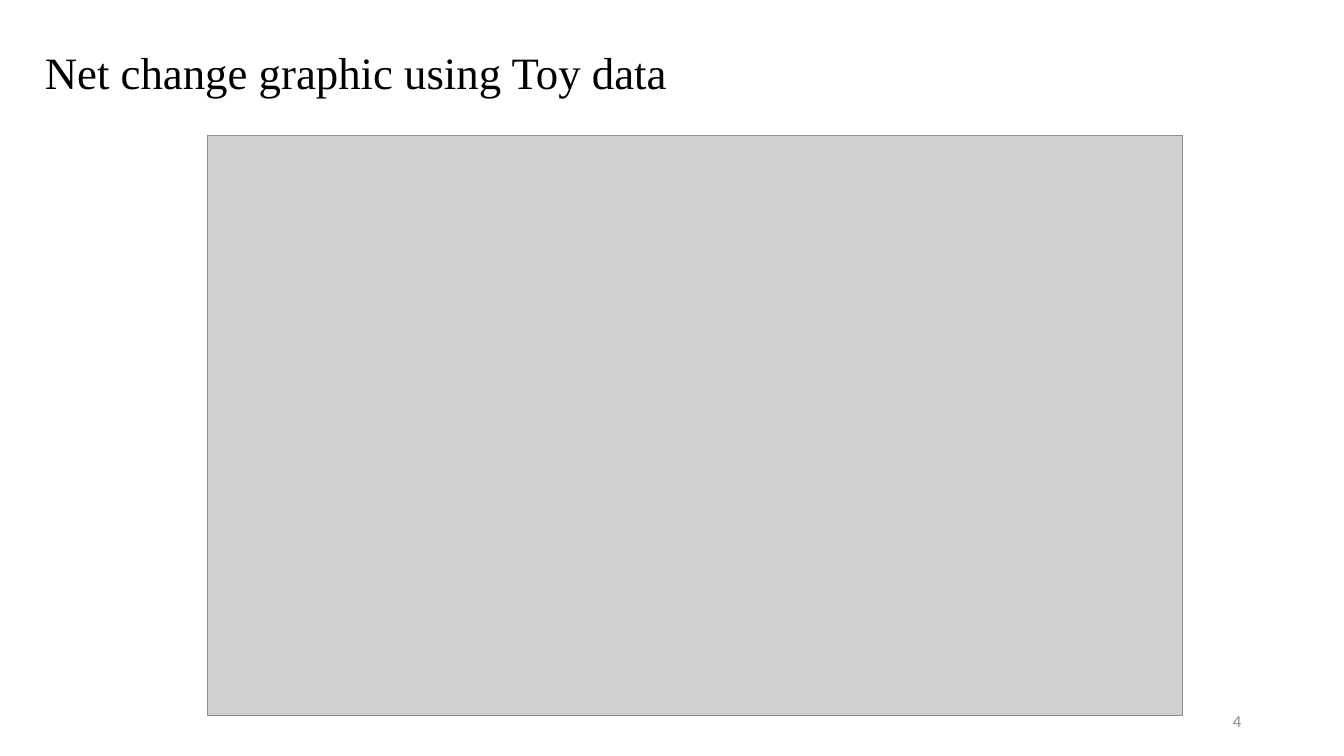
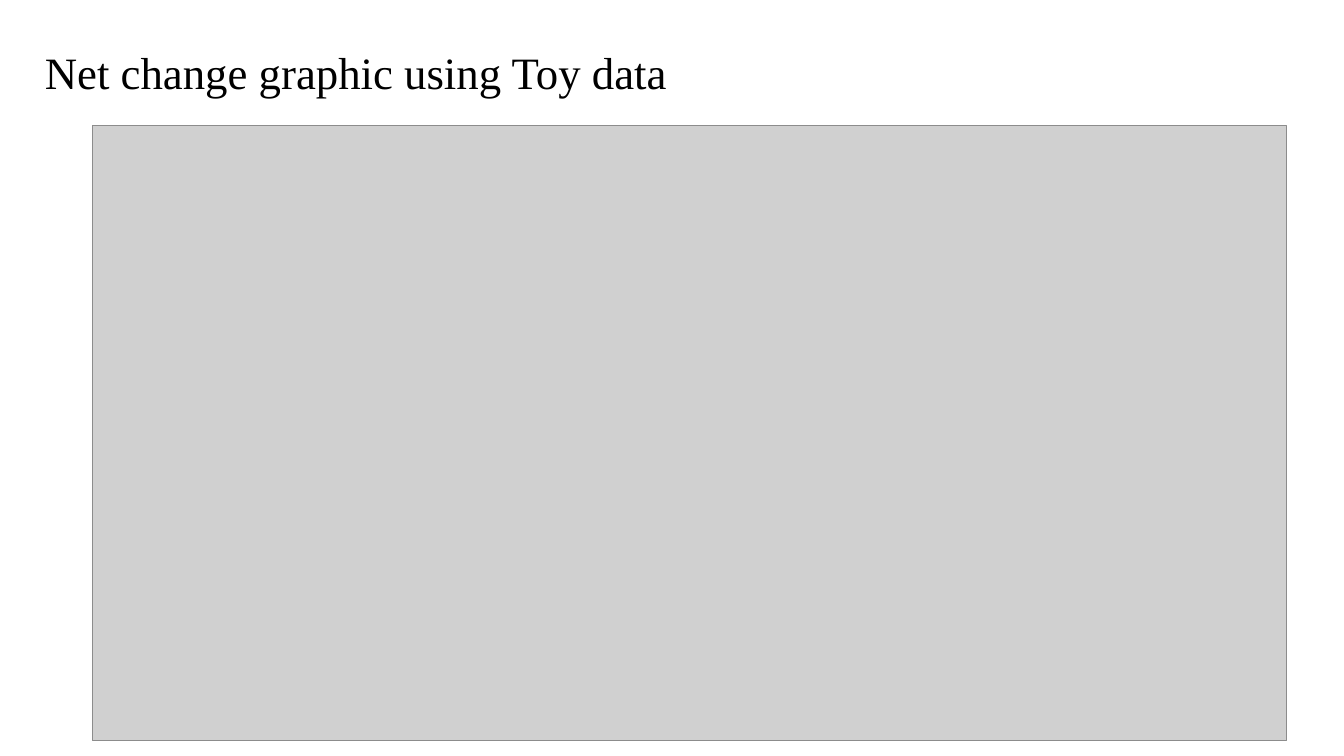
Before and after one commit to antoniovfonseca/compare-time-series, a slide deck: slide 4 of validation_results.pptx. Drawn at 1344x756 pixels with LibreOffice and Linux fonts; fonts in the diff are those of the drawing; grey boxes stand for pictures. Boxes give left, top, right and bottom in pixels: in the first picture for what was removed or moved away, otherwise in the second. Text is boxed around its words. In the diff, an @@ line names an element or a change of style, - is before the commit and + after.

```diff
--- a/validation_results.pptx
+++ b/validation_results.pptx
@@ picture resized from (x1=208, y1=135, x2=1184, y2=715) to (x1=93, y1=125, x2=1288, y2=741) @@
@@ page number removed at (x1=1233, y1=716, x2=1241, y2=727) @@
-4
```
Also in this commit, not shown: 8 other slides changed, 12 slides added, 3 slides removed, 47 other files.
